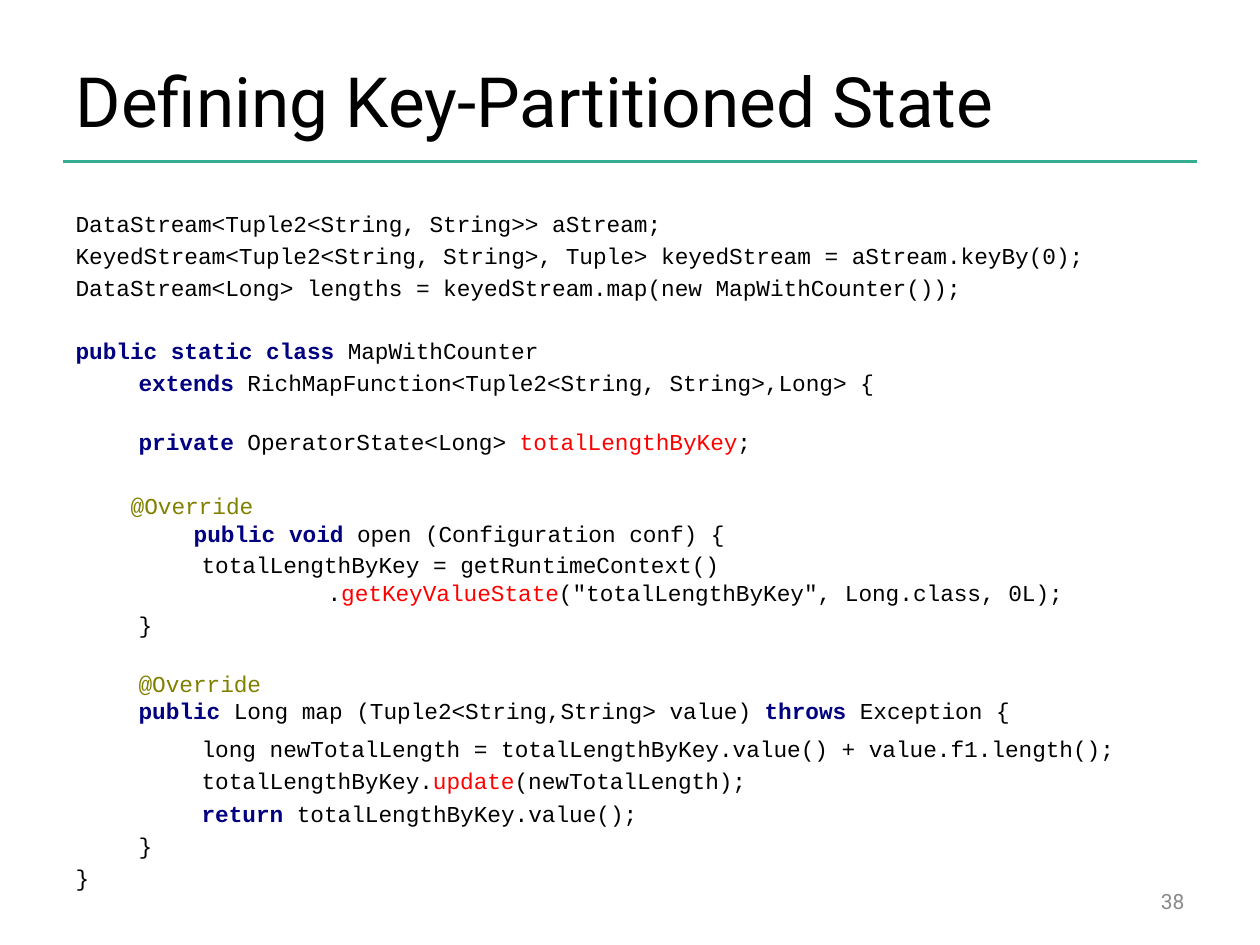
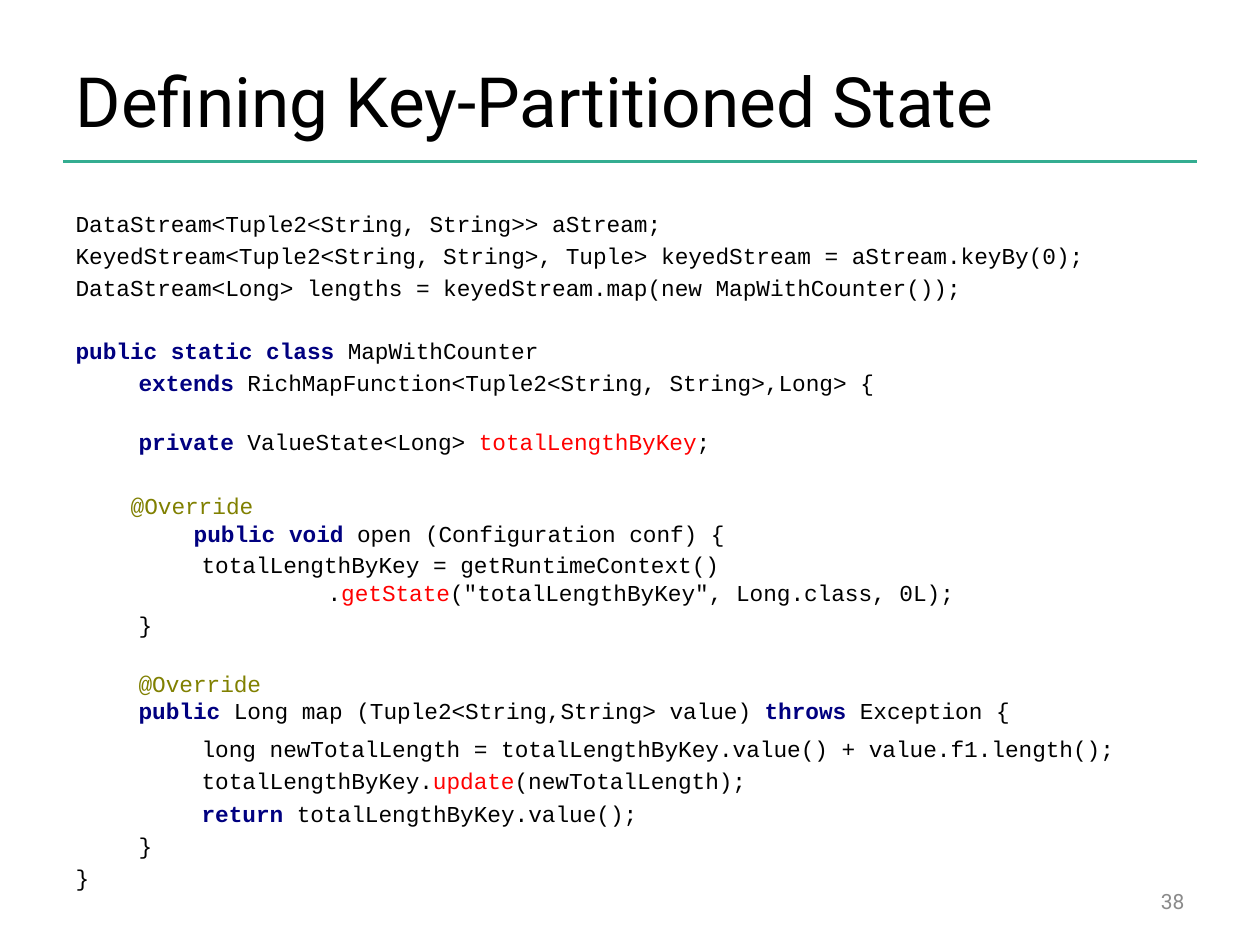
Before and after one commit to dataArtisans/flink-training-web, a slide deck: slide 38 of slides/flink_stream_basics.pptx. Drawn at 1260x945 pixels with LibreOffice and Linux fonts; fonts in the diff are those of the drawing; background and template pictures are left out. Boxes give left, top, right and bottom in pixels: in the first picture for what was removed or moved away, otherwise in the second. Text is boxed around its words. In the diff, an @@ line names an element or a change of style, - is before the commit and + after.

```diff
--- a/slides/flink_stream_basics.pptx
+++ b/slides/flink_stream_basics.pptx
@@ text at [139,434,710,455]: text changed @@
-private OperatorState<Long> totalLengthByKey;
+private ValueState<Long> totalLengthByKey;
@@ text at [202,557,954,606]: text changed @@
-totalLengthByKey = getRuntimeContext()
-.getKeyValueState("totalLengthByKey", Long.class, 0L);
+totalLengthByKey = getRuntimeContext()
+.getState("totalLengthByKey", Long.class, 0L);
```
Also in this commit, not shown: 1 other slide changed, 5 other files.
